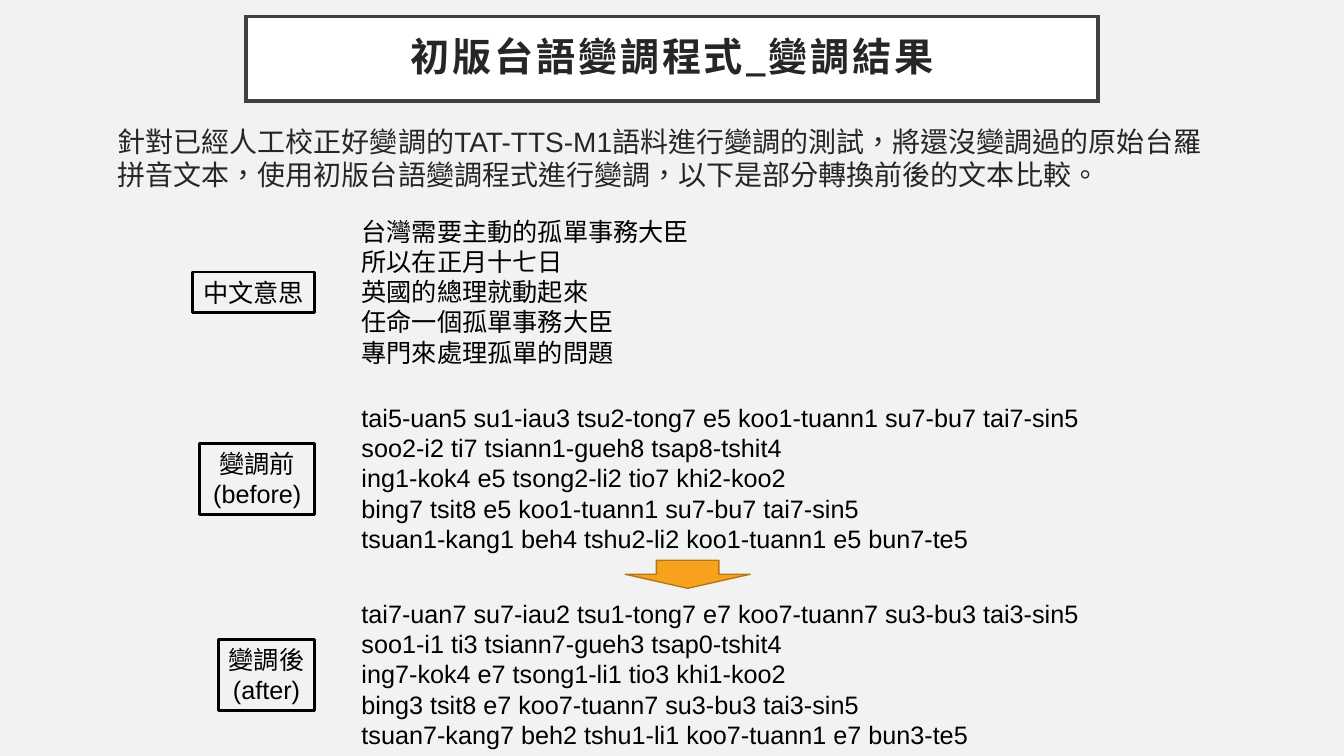
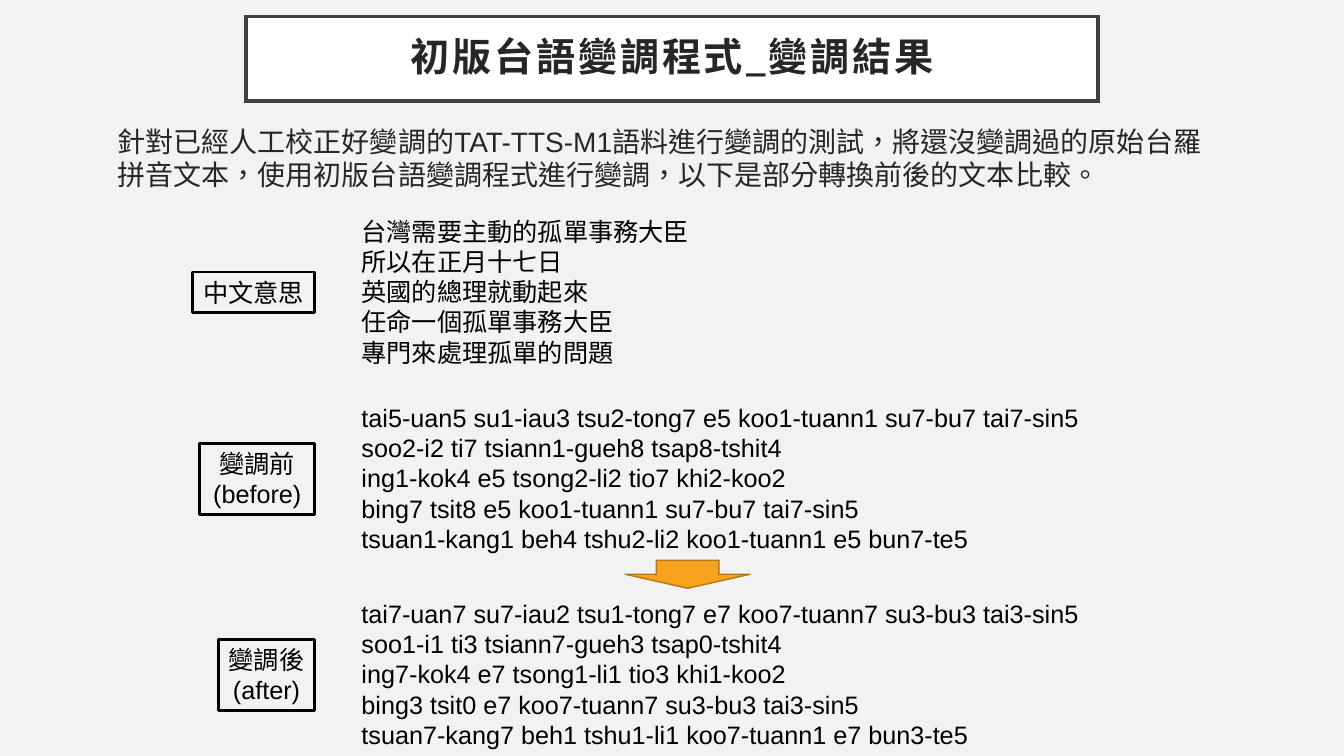
Before and after one commit to 108368090/tai5-gi2_pian3-tiau7, a slide deck: slide 9 of 台語變調程式說明(含附件檔案說明).pptx (slide 10 before the commit). Drawn at 1344x756 pixels with LibreOffice and Linux fonts; fonts in the diff are those of the drawing. Boxes give left, top, right and bottom in pixels: in the first picture for what was removed or moved away, otherwise in the second. Text is boxed around its words. In the diff, an @@ line names an element or a change of style, - is before the commit and + after.

```diff
--- a/台語變調程式說明(含附件檔案說明).pptx
+++ b/台語變調程式說明(含附件檔案說明).pptx
@@ text at <box>361,695,967,750</box>: text changed @@
-bing3 tsit8 e7 koo7-tuann7 su3-bu3 tai3-sin5
-tsuan7-kang7 beh2 tshu1-li1 koo7-tuann1 e7 bun3-te5
+bing3 tsit0 e7 koo7-tuann7 su3-bu3 tai3-sin5
+tsuan7-kang7 beh1 tshu1-li1 koo7-tuann1 e7 bun3-te5
```
Also in this commit, not shown: 6 other slides changed, 1 slide added, 2 slides removed, 10 other files.
